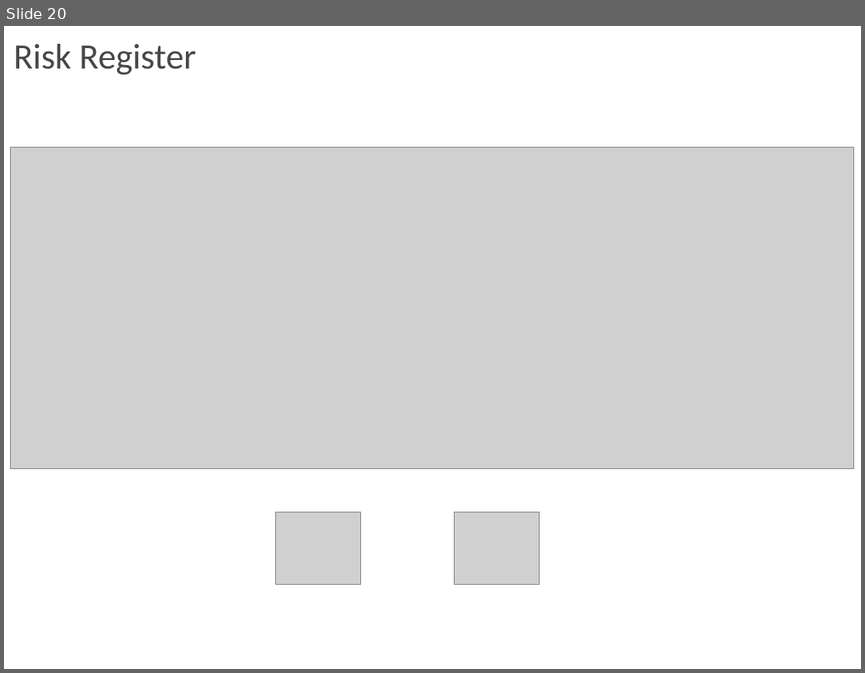
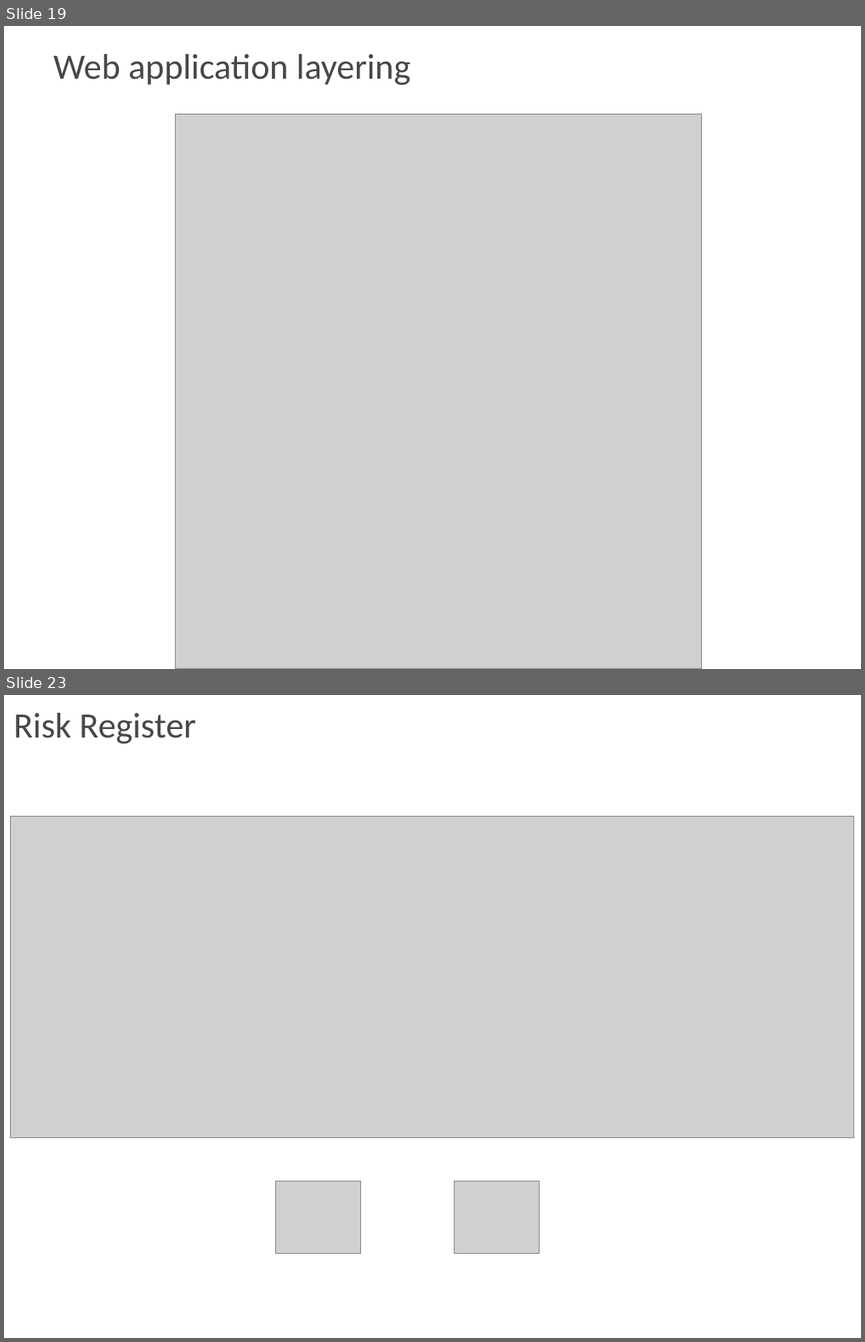
Before and after one commit to MrNayLA/SE25PT7SERIS, a slide deck: MGMT/REPORT/PPT/WORK IN PROGRESS/3 RAM Project Presentation - Iter2.pptx. Shown one above the other, each under a label of ours: slide 20 before the commit, slides 19 and 23 after it; the slides between them are not shown. The pictures are 865x673 and 865x1342 pixels, drawn with LibreOffice and Linux fonts; fonts in the diff are those of the drawing; grey boxes stand for pictures; background and template pictures are left out. Boxes give left, top, right and bottom in pixels: in the first picture for what was removed or moved away, otherwise in the second. Text is boxed around its words. In the diff, an @@ line names an element or a change of style, - is before the commit and + after.

```diff
--- a/MGMT/REPORT/PPT/WORK IN PROGRESS/3 RAM Project Presentation - Iter2.pptx
+++ b/MGMT/REPORT/PPT/WORK IN PROGRESS/3 RAM Project Presentation - Iter2.pptx
@@ slide 19 added at bbox=[4, 26, 861, 669], background picture (left out) @@
@@ title added at bbox=[53, 54, 410, 85], 30 pt, text #474747 @@
+Web application layering
@@ picture added at bbox=[176, 114, 702, 669] @@
@@ what was slide 20 is now slide 23 @@
```
Also in this commit, not shown: 7 slides changed, 7 other slides added, 2 slides removed.
